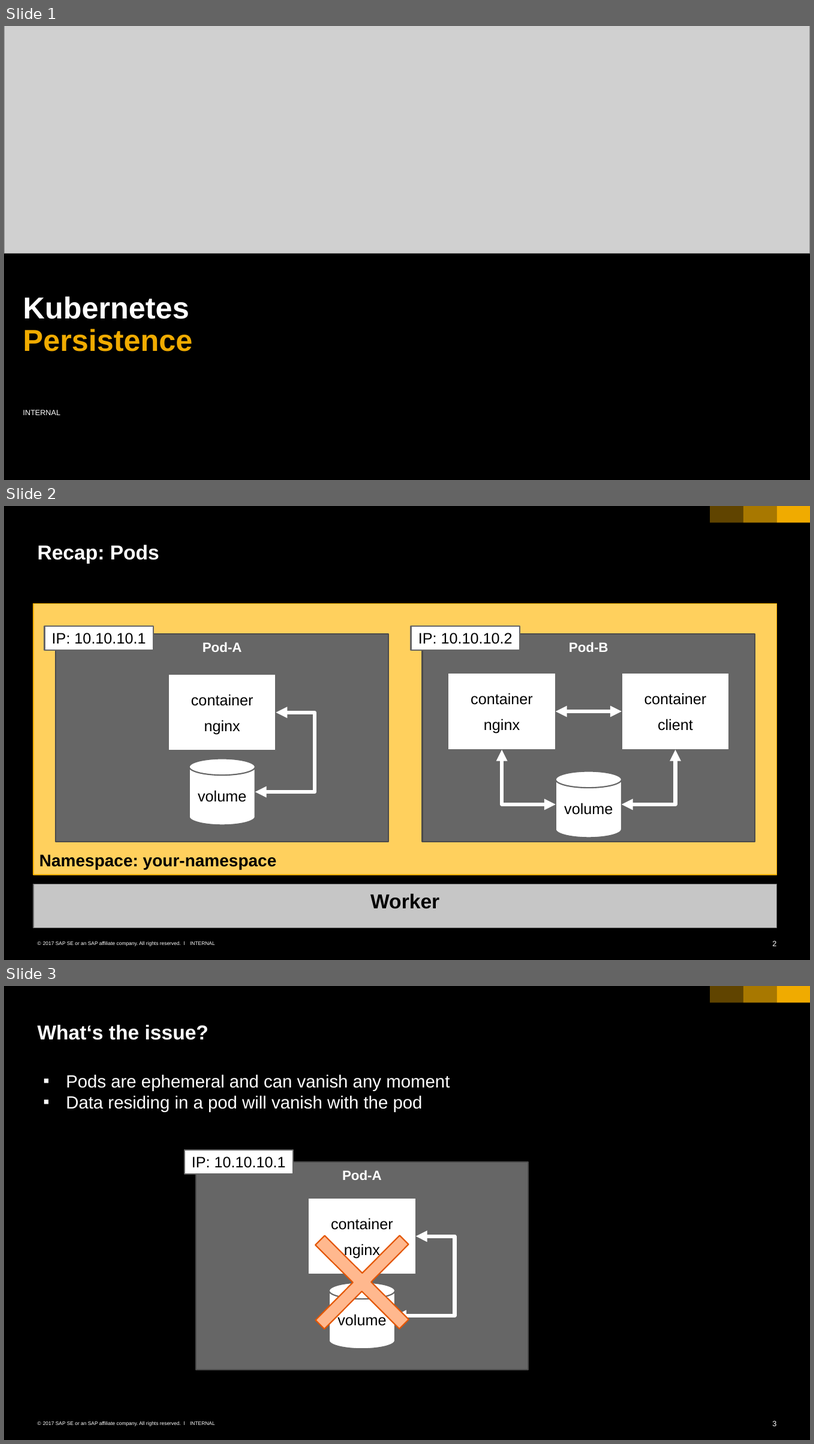
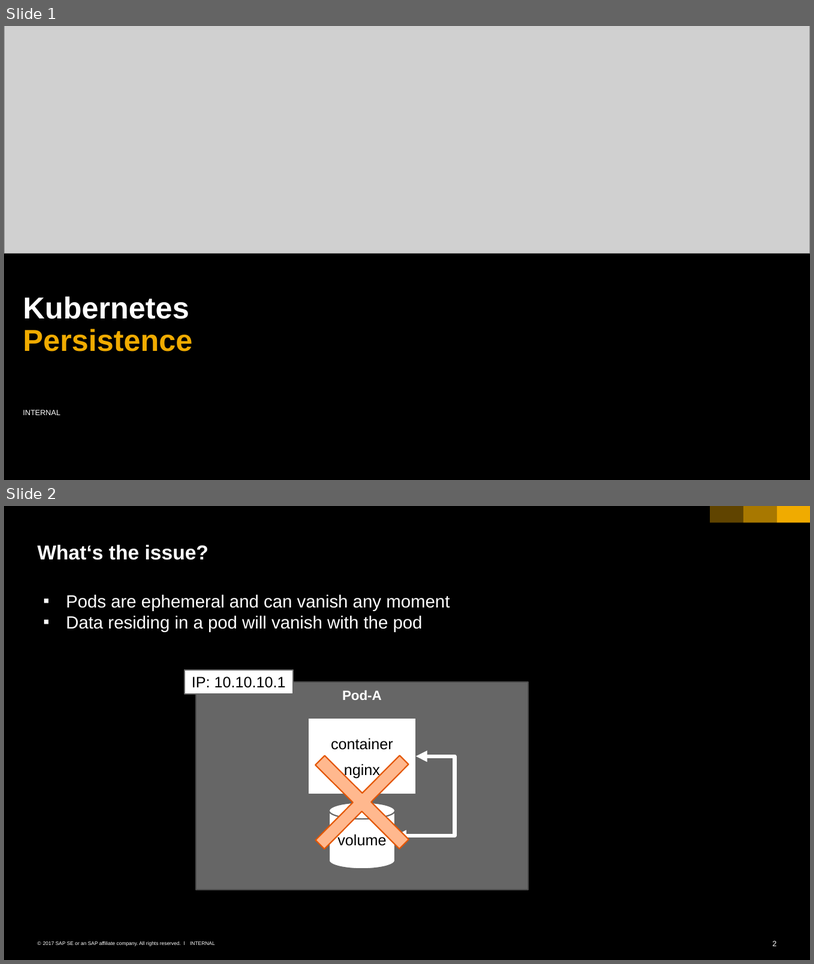
Before and after one commit to cuijiyao01/docker-k8s-training, a slide deck: kubernetes/05_persistence.pptx. Shown one above the other, each under a label of ours: slides 1, 2 and 3 before the commit, slides 1 and 2 after it. The pictures are 814x1444 and 814x964 pixels, drawn with LibreOffice and Linux fonts; fonts in the diff are those of the drawing; grey boxes stand for pictures; background and template pictures are left out. Boxes give left, top, right and bottom in pixels: in the first picture for what was removed or moved away, otherwise in the second. Text is boxed around its words. In the diff, an @@ line names an element or a change of style, - is before the commit and + after.

```diff
--- a/kubernetes/05_persistence.pptx
+++ b/kubernetes/05_persistence.pptx
@@ slide 2 removed at bbox=[4, 506, 810, 960], background #000000; not listed: 6 template elements that a slide beside it also shows @@
@@ title removed at bbox=[38, 544, 159, 564] @@
-Recap: Pods
@@ rectangle removed at bbox=[33, 603, 777, 874] @@
-Namespace: your-namespace
@@ rectangle removed at bbox=[45, 625, 153, 650] @@
-IP: 10.10.10.1
@@ rectangle removed at bbox=[411, 625, 519, 650] @@
-IP: 10.10.10.2
@@ rectangle removed at bbox=[56, 634, 389, 841] @@
-Pod-A
@@ rectangle removed at bbox=[422, 634, 755, 841] @@
-Pod-B
@@ rectangle removed at bbox=[168, 674, 276, 750] @@
-container
-nginx
@@ rectangle removed at bbox=[449, 673, 556, 749] @@
-container
-nginx
@@ rectangle removed at bbox=[622, 673, 729, 749] @@
-container
-client
@@ elbow double arrow removed from (276, 712) to (255, 792) @@
@@ elbow double arrow removed from (622, 711) to (556, 711) @@
@@ elbow double arrow removed from (502, 750) to (556, 804) @@
@@ elbow double arrow removed from (675, 750) to (622, 804) @@
@@ cylinder removed at bbox=[189, 758, 255, 825] @@
-volume
@@ cylinder removed at bbox=[556, 771, 622, 837] @@
-volume
@@ rectangle removed at bbox=[33, 883, 777, 927] @@
-Worker
@@ what was slide 3 is now slide 2 @@
@@ page number at bbox=[773, 940, 777, 946]: text changed @@
-3
+2
```
Also in this commit, not shown: 4 slides changed, 3 slides added, 1 other file.
